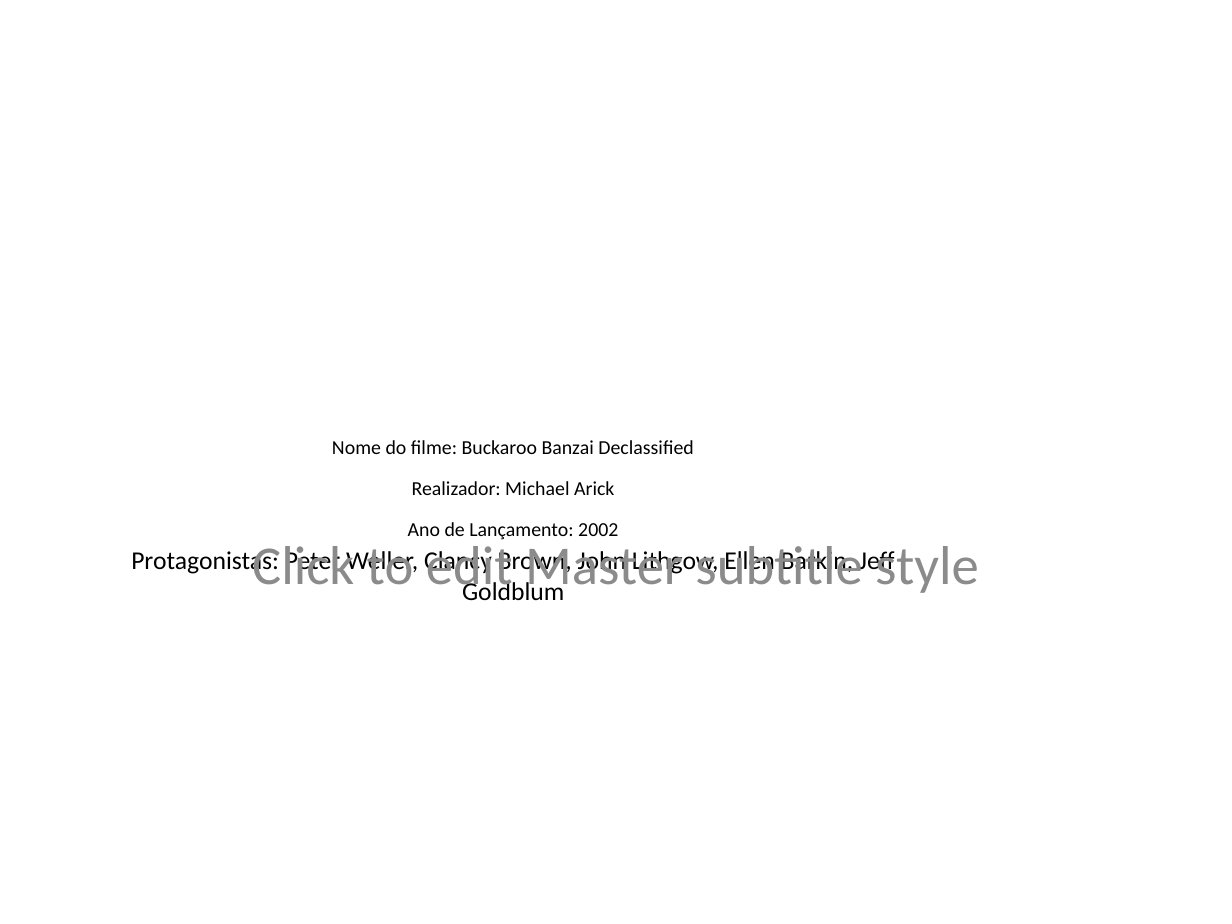
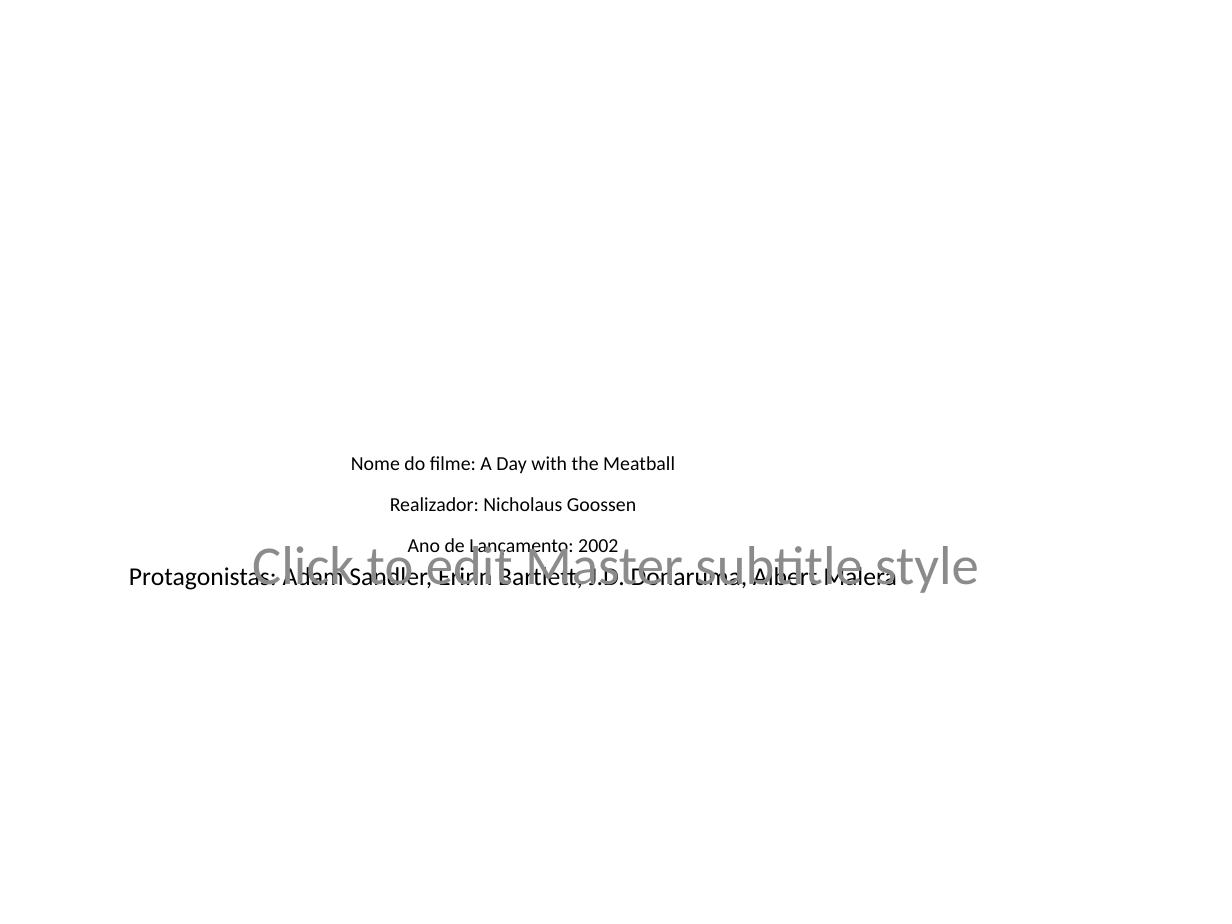
Before and after one commit to rcod1978/exercicios, a slide deck: slide 62 of movie/Filmes.pptx (slide 105 before the commit). Drawn at 1232x924 pixels with LibreOffice and Linux fonts; fonts in the diff are those of the drawing. Boxes give left, top, right and bottom in pixels: in the first picture for what was removed or moved away, otherwise in the second. Text is boxed around its words. In the diff, an @@ line names an element or a change of style, - is before the commit and + after.

```diff
--- a/movie/Filmes.pptx
+++ b/movie/Filmes.pptx
@@ title at bbox=[351, 456, 675, 511]: text changed @@
-Nome do filme: Buckaroo Banzai Declassified
-Realizador: Michael Arick
+Nome do filme: A Day with the Meatball
+Realizador: Nicholaus Goossen
@@ title at bbox=[129, 564, 897, 590]: text changed @@
-Protagonistas: Peter Weller, Clancy Brown, John Lithgow, Ellen Barkin, Jeff Goldblum
+Protagonistas: Adam Sandler, Erinn Bartlett, J.D. Donaruma, Albert Malera
```
Also in this commit, not shown: 50 other slides changed, 42 slides added, 71 slides removed, 8 other files.
